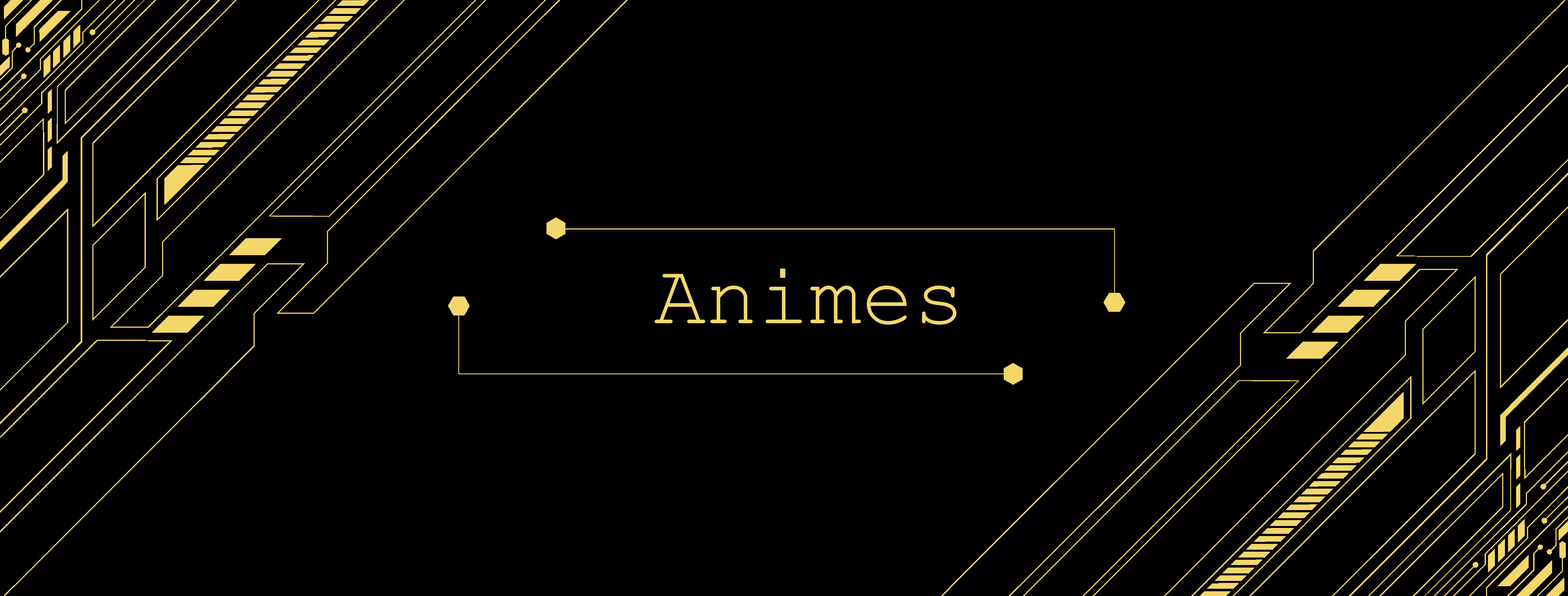
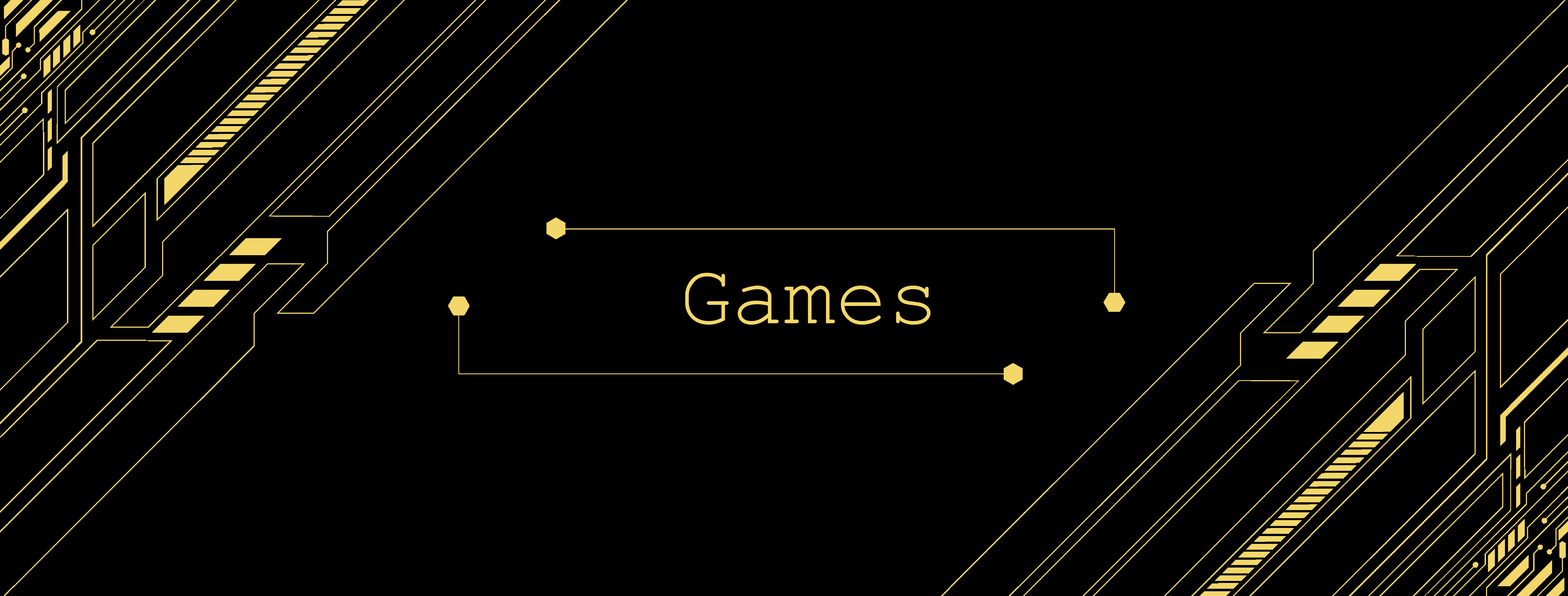
Layer changes from the first 1568×596 image to the second:
renamed "Animes" to "Games", painted on it over [654, 268, 957, 325]
